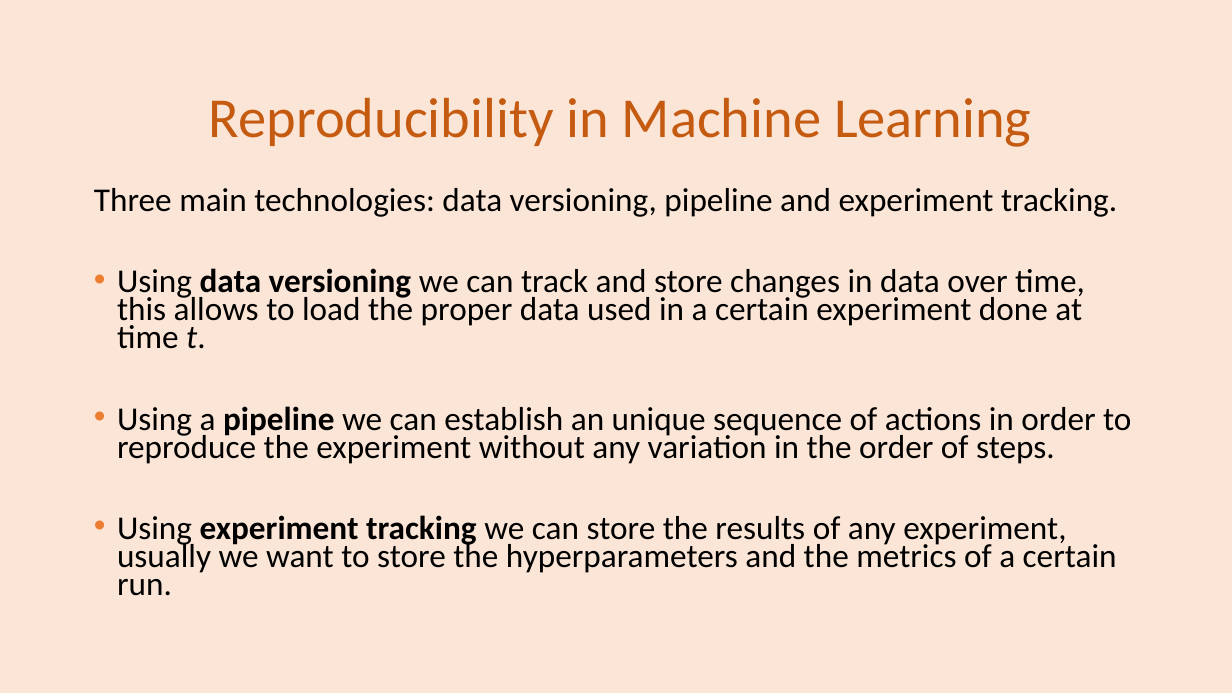
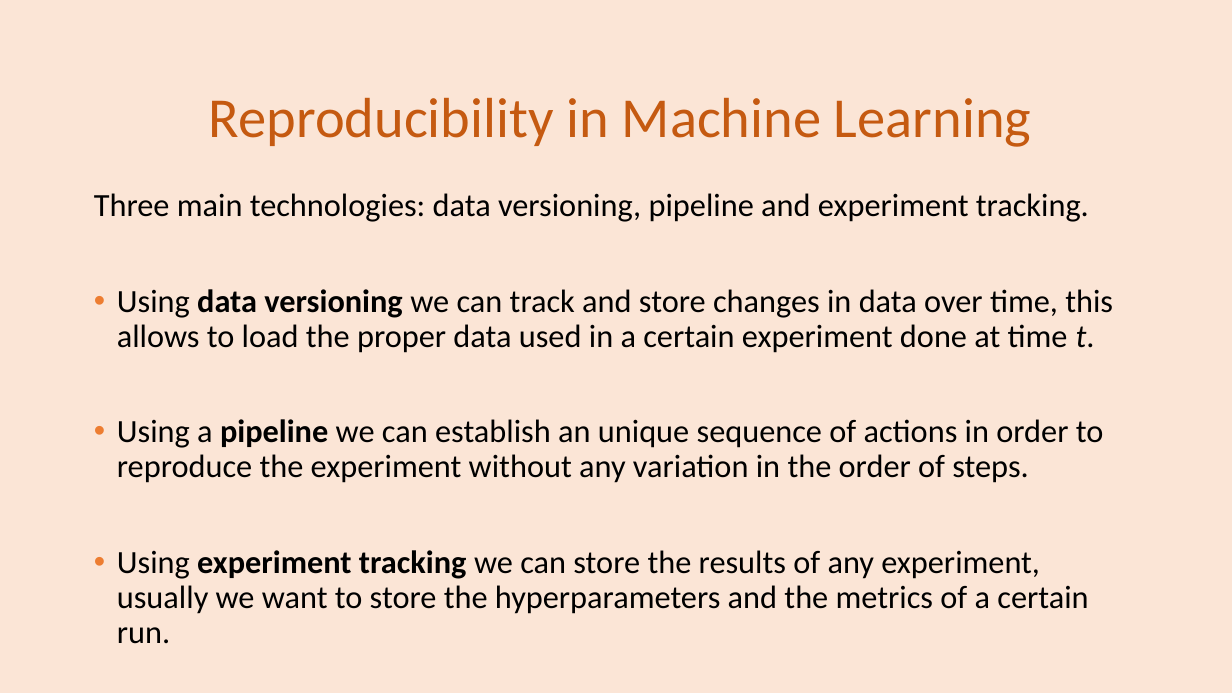
Before and after one commit to se4ai2223-uniba/architectural-style-recognition, a slide deck: slide 3 of docs/ArchiNet Team-Milestone 2.pptx. Drawn at 1232x693 pixels with LibreOffice and Linux fonts; fonts in the diff are those of the drawing. Boxes give left, top, right and bottom in pixels: in the first picture for what was removed or moved away, otherwise in the second. Text is boxed around its words. In the diff, an @@ line names an element or a change of style, - is before the commit and + after.

```diff
--- a/docs/ArchiNet Team-Milestone 2.pptx
+++ b/docs/ArchiNet Team-Milestone 2.pptx
@@ text "Three main technologies: data versioning, ..." at [94, 193, 1113, 614]: size 25.9 to 25.2 pt; line spacing 0.7 to 0.9 @@
```
Also in this commit, not shown: 5 other slides changed, 3 slides added, 1 slide removed.
